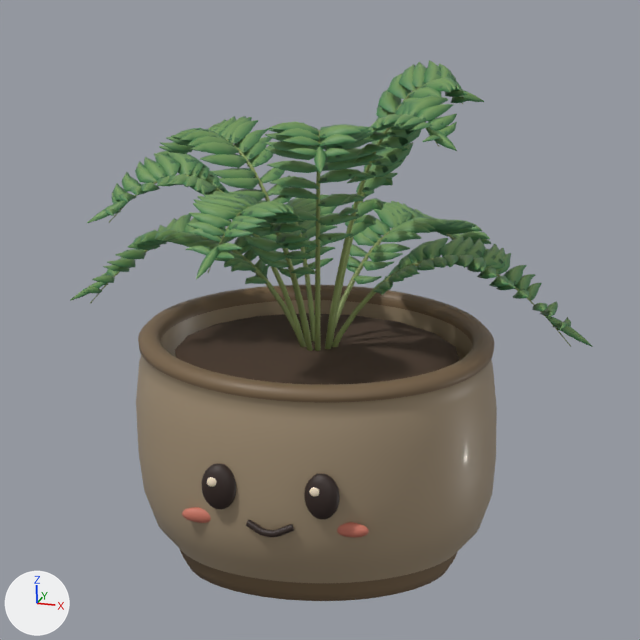
The Blender file assets/characters/boston-fern/source/boston-fern.blend, before and after one commit.
Before and after are seen from the file's camera 'Portrait camera'. The lights are fixed; the arrows at lower left show +X, +Y and +Z. The first picture is the older version.

Script lines for the objects in view, before the commit:
```python
me_boston_fern_arching_pinnae = bpy.data.meshes.new('Boston fern arching pinnae')
me_boston_fern_arching_pinnae.from_pydata(...)  # 11618 vertices, 13004 faces; spans x -1.22..1.21, y -1.0..1.12, z -0.03..1.28
me_boston_fern_arching_pinnae.polygons.foreach_set('use_smooth', [True] * 13004)
me_boston_fern_arching_pinnae.materials.append(mat_boston_fern_arching_pinnae_pigments)
me_sphere_001 = bpy.data.meshes.new('Sphere.001')
me_sphere_001.from_pydata(...)  # a UV sphere (18 segments, 11 rings, poles along z) spanning x -0.97..0.97, y -0.99..0.99, z -1.0..1.0
me_sphere_001.polygons.foreach_set('use_smooth', [True] * 198)
me_sphere_001.materials.append(mat_espresso_face)  # brown #30211c
me_wheel_thrown_ceramic = bpy.data.meshes.new('Wheel-thrown ceramic')
me_wheel_thrown_ceramic.from_pydata(...)  # 2208 vertices, 2208 faces; spans x -0.81..0.81, y -0.75..0.75, z 0.07..1.16
me_wheel_thrown_ceramic.polygons.foreach_set('use_smooth', [True] * 2208)
# faces by material slot: [1248, 480, 480]
me_wheel_thrown_ceramic.materials.append(mat_pot_glaze)  # beige #a59277
me_wheel_thrown_ceramic.materials.append(mat_clay_foot)  # brown #7b654a
me_wheel_thrown_ceramic.materials.append(mat_rim_glaze)  # brown #7b654a
ob_boston_fern_arching_pinnae = bpy.data.objects.new('Boston fern arching pinnae', me_boston_fern_arching_pinnae)
ob_boston_fern_arching_pinnae.parent = ob_foliage_sway
ob_boston_fern_arching_pinnae.location = (0.0, 0.0, 0.0)
ob_eye = bpy.data.objects.new('Eye', me_sphere_001)
ob_eye.parent = ob_eye__1
ob_eye.location = (0.0, -0.024, 0.0)
ob_eye.scale = (0.082, 0.048, 0.108)
ob_wheel_thrown_ceramic = bpy.data.objects.new('Wheel-thrown ceramic', me_wheel_thrown_ceramic)
ob_wheel_thrown_ceramic.parent = ob_boston_fern
ob_wheel_thrown_ceramic.location = (0.0, 0.0, 0.0)
# also in view: 'Eye.001' at (0.24, -0.73, 0.66); 'Soil' at (0.0, 0.0, 1.05)
```
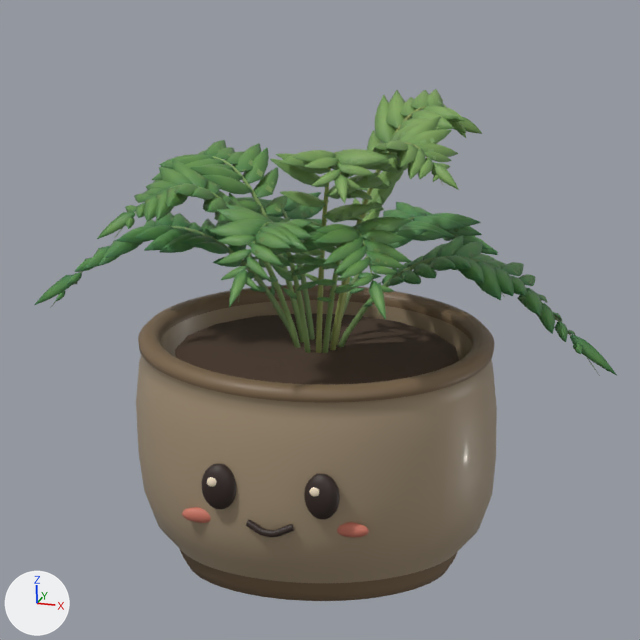
What differs and where, as boxes [x1, y1, x2, y2] in the pictures (640 x 640 px):
'Boston fern arching pinnae', deleted (green)
    before: [70, 61, 593, 351]
'Boston fern frond 01', added (green)
    after: [338, 235, 617, 376]
'Boston fern frond 08', added (green)
    after: [209, 204, 322, 353]
'Boston fern frond 11', added (green)
    after: [303, 217, 412, 353]
'Boston fern frond 03', added (green)
    after: [270, 149, 395, 353]
'Boston fern frond 10', added
    after: [35, 212, 293, 342]
'Boston fern frond 06', added (green)
    after: [330, 116, 459, 350]
'Boston fern frond 02', added
    after: [147, 140, 304, 342]
'Boston fern frond 05', added
    after: [97, 159, 300, 348]
'Boston fern frond 09', added
    after: [336, 89, 482, 345]
'Boston fern frond 04', added
    after: [329, 202, 505, 341]
'Boston fern frond 07', added (mostly hidden)
    after: [228, 192, 329, 340]

The change, as a list of edits to the scene's bpy script:
```text
Add mat_boston_fern_frond_01_pigments:
    mat_boston_fern_frond_01_pigments = bpy.data.materials.new('Boston fern frond 01 pigments')
    mat_boston_fern_frond_01_pigments.use_nodes = True; mat_boston_fern_frond_01_pigments.node_tree.nodes.clear()
    _N = mat_boston_fern_frond_01_pigments.node_tree.nodes; _L = mat_boston_fern_frond_01_pigments.node_tree.links
    n0 = _N.new('ShaderNodeBsdfPrincipled'); n0.name = 'Principled BSDF'
    n0.inputs[2].default_value = 0.55  # 'Roughness'
    n0.inputs[19].default_value = 0.135  # 'Coat Weight'
    n1 = _N.new('ShaderNodeOutputMaterial'); n1.name = 'Material Output'
    n2 = _N.new('ShaderNodeVertexColor'); n2.name = 'Color Attribute'
    n2.layer_name = 'Botanical pigments'
    _L.new(n0.outputs[0], n1.inputs[0])  # 'BSDF' to 'Surface'
    _L.new(n2.outputs[0], n0.inputs[0])  # 'Color' to 'Base Color'
Remove ob_boston_fern_arching_pinnae:
    ob_boston_fern_arching_pinnae = bpy.data.objects.new('Boston fern arching pinnae', me_boston_fern_arching_pinnae)
Add ob_boston_fern_frond_11:
    ob_boston_fern_frond_11 = bpy.data.objects.new('Boston fern frond 11', me_boston_fern_frond_11)  # 1582 vertices, 1754 faces; spans x 0.032..0.588, y -0.823..-0.043, z -0.036..0.827
    ob_boston_fern_frond_11.parent = ob_foliage_sway
    ob_boston_fern_frond_11.location = (0.0, 0.0, 0.0)
Add ob_boston_fern_frond_10:
    ob_boston_fern_frond_10 = bpy.data.objects.new('Boston fern frond 10', me_boston_fern_frond_10)  # 1750 vertices, 1940 faces; spans x -1.398..-0.059, y -0.105..0.38, z -0.039..0.512
    ob_boston_fern_frond_10.parent = ob_foliage_sway
    ob_boston_fern_frond_10.location = (0.0, 0.0, 0.0)
Add ob_boston_fern_frond_09:
    ob_boston_fern_frond_09 = bpy.data.objects.new('Boston fern frond 09', me_boston_fern_frond_09)  # 1358 vertices, 1506 faces; spans x 0.045..0.626, y 0.001..0.562, z -0.035..1.128
    ob_boston_fern_frond_09.parent = ob_foliage_sway
    ob_boston_fern_frond_09.location = (0.0, 0.0, 0.0)
Add ob_boston_fern_frond_08:
    ob_boston_fern_frond_08 = bpy.data.objects.new('Boston fern frond 08', me_boston_fern_frond_08)  # 1582 vertices, 1754 faces; spans x -0.319..0.173, y -0.983..-0.059, z -0.036..0.825
    ob_boston_fern_frond_08.parent = ob_foliage_sway
    ob_boston_fern_frond_08.location = (0.0, 0.0, 0.0)
Add ob_boston_fern_frond_07:
    ob_boston_fern_frond_07 = bpy.data.objects.new('Boston fern frond 07', me_boston_fern_frond_07)  # 1750 vertices, 1940 faces; spans x -0.74..-0.022, y 0.051..1.188, z -0.039..0.524
    ob_boston_fern_frond_07.parent = ob_foliage_sway
    ob_boston_fern_frond_07.location = (0.0, 0.0, 0.0)
Add ob_boston_fern_frond_06:
    ob_boston_fern_frond_06 = bpy.data.objects.new('Boston fern frond 06', me_boston_fern_frond_06)  # 1358 vertices, 1506 faces; spans x 0.055..0.749, y -0.466..0.108, z -0.035..1.176
    ob_boston_fern_frond_06.parent = ob_foliage_sway
    ob_boston_fern_frond_06.location = (0.0, 0.0, 0.0)
Add ob_boston_fern_frond_05:
    ob_boston_fern_frond_05 = bpy.data.objects.new('Boston fern frond 05', me_boston_fern_frond_05)  # 1582 vertices, 1754 faces; spans x -0.933..-0.052, y -0.45..0.062, z -0.036..0.864
    ob_boston_fern_frond_05.parent = ob_foliage_sway
    ob_boston_fern_frond_05.location = (0.0, 0.0, 0.0)
Add ob_boston_fern_frond_04:
    ob_boston_fern_frond_04 = bpy.data.objects.new('Boston fern frond 04', me_boston_fern_frond_04)  # 1750 vertices, 1940 faces; spans x 0.014..0.585, y 0.055..1.257, z -0.069..0.491
    ob_boston_fern_frond_04.parent = ob_foliage_sway
    ob_boston_fern_frond_04.location = (0.0, 0.0, 0.0)
Add ob_boston_fern_frond_03:
    ob_boston_fern_frond_03 = bpy.data.objects.new('Boston fern frond 03', me_boston_fern_frond_03)  # 1358 vertices, 1506 faces; spans x -0.089..0.488, y -0.742..-0.056, z -0.035..1.163
    ob_boston_fern_frond_03.parent = ob_foliage_sway
    ob_boston_fern_frond_03.location = (0.0, 0.0, 0.0)
Add ob_boston_fern_frond_02:
    ob_boston_fern_frond_02 = bpy.data.objects.new('Boston fern frond 02', me_boston_fern_frond_02)  # 1582 vertices, 1754 faces; spans x -0.918..-0.05, y -0.033..0.48, z -0.036..0.827
    ob_boston_fern_frond_02.parent = ob_foliage_sway
    ob_boston_fern_frond_02.location = (0.0, 0.0, 0.0)
Add ob_boston_fern_frond_01:
    ob_boston_fern_frond_01 = bpy.data.objects.new('Boston fern frond 01', me_boston_fern_frond_01)  # 1750 vertices, 1940 faces; spans x 0.057..1.297, y -0.056..0.445, z -0.089..0.506
    ob_boston_fern_frond_01.parent = ob_foliage_sway
    ob_boston_fern_frond_01.location = (0.0, 0.0, 0.0)
```
